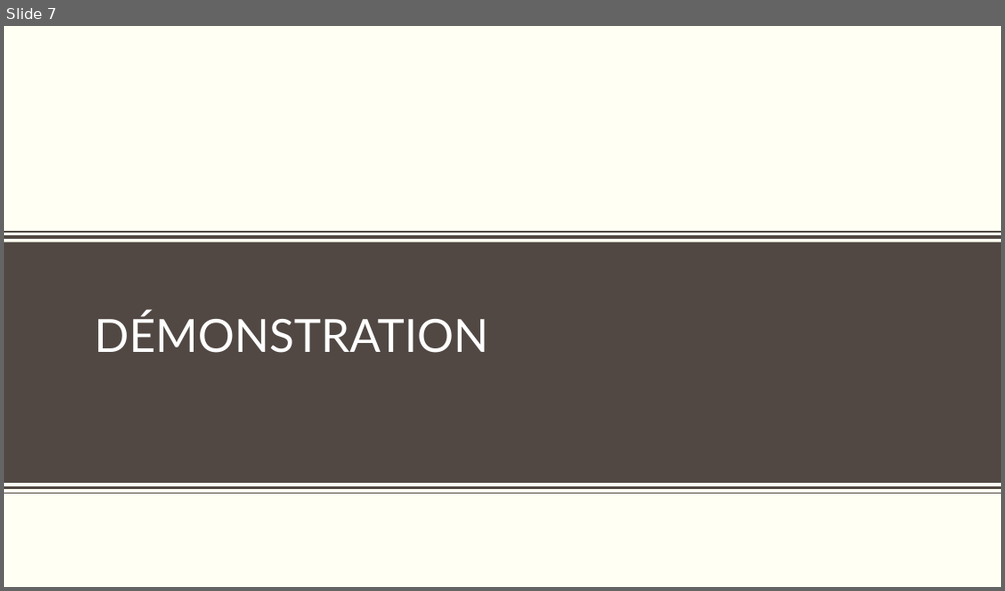
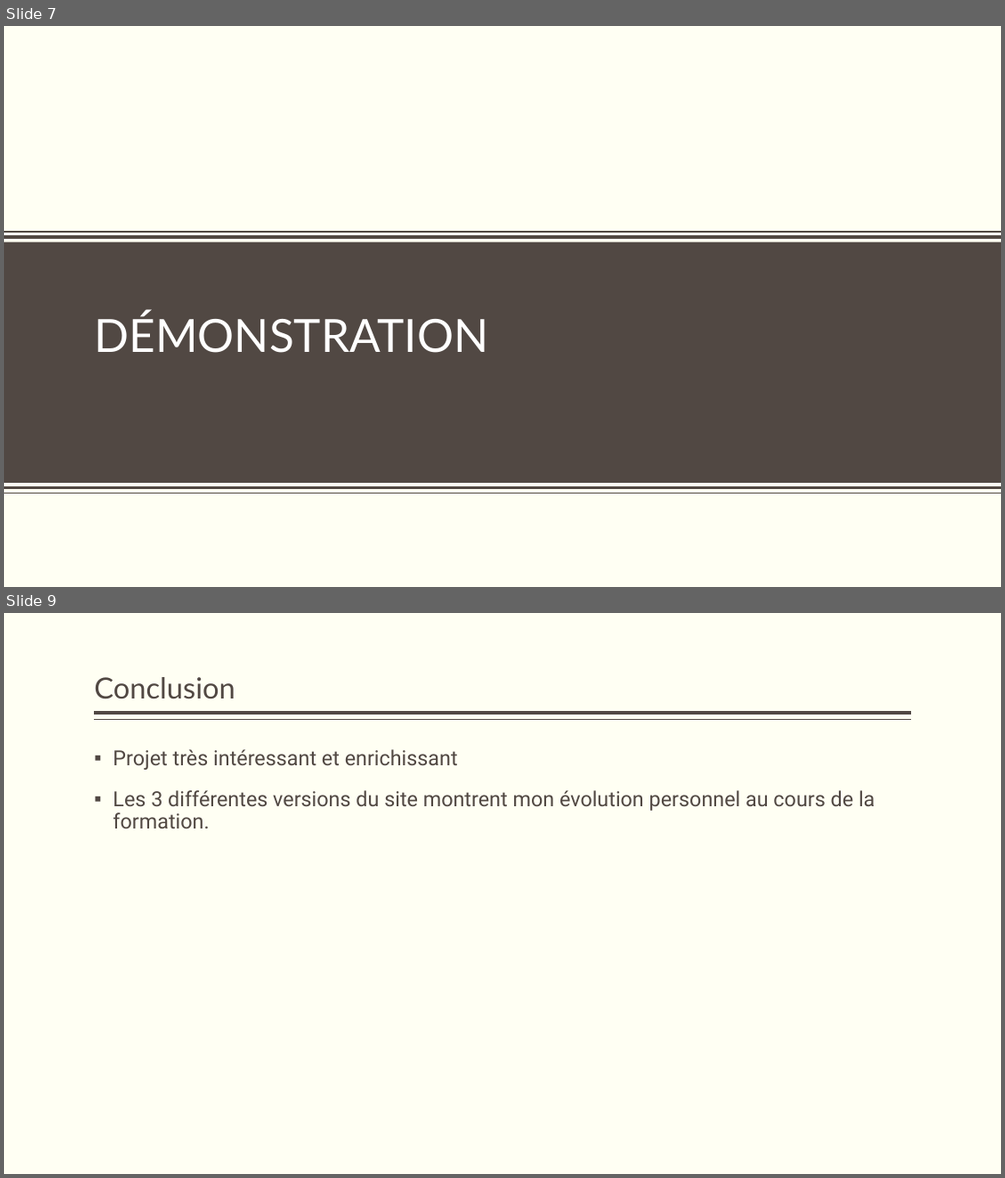
Before and after one commit to Yoannmr2005/sitePersoLivre, a slide deck: document/presentationSitePerso.pptx. Shown one above the other, each under a label of ours: slide 7 before the commit, slides 7 and 9 after it; the slides between them are not shown. The pictures are 1005x591 and 1005x1178 pixels, drawn with LibreOffice and Linux fonts; fonts in the diff are those of the drawing; background and template pictures are left out. Boxes give left, top, right and bottom in pixels: in the first picture for what was removed or moved away, otherwise in the second. Text is boxed around its words. In the diff, an @@ line names an element or a change of style, - is before the commit and + after.

```diff
--- a/document/presentationSitePerso.pptx
+++ b/document/presentationSitePerso.pptx
@@ slide 9 added at <box>4,613,1001,1174</box>, background #FFFFF3 @@
@@ title added at <box>94,677,235,699</box>, 28 pt, text #514843 @@
+Conclusion
@@ line added from (911, 713) to (95, 713), #514843 3 pt @@
@@ line added from (911, 720) to (95, 720), #514843 1 pt @@
@@ text added at <box>113,749,874,828</box>, 20 pt, text #514843 @@
+▪ Projet très intéressant et enrichissant
+▪ Les 3 différentes versions du site montrent mon évolution personnel au cours de la formation.
```
Also in this commit, not shown: 3 slides changed, 1 other file.
